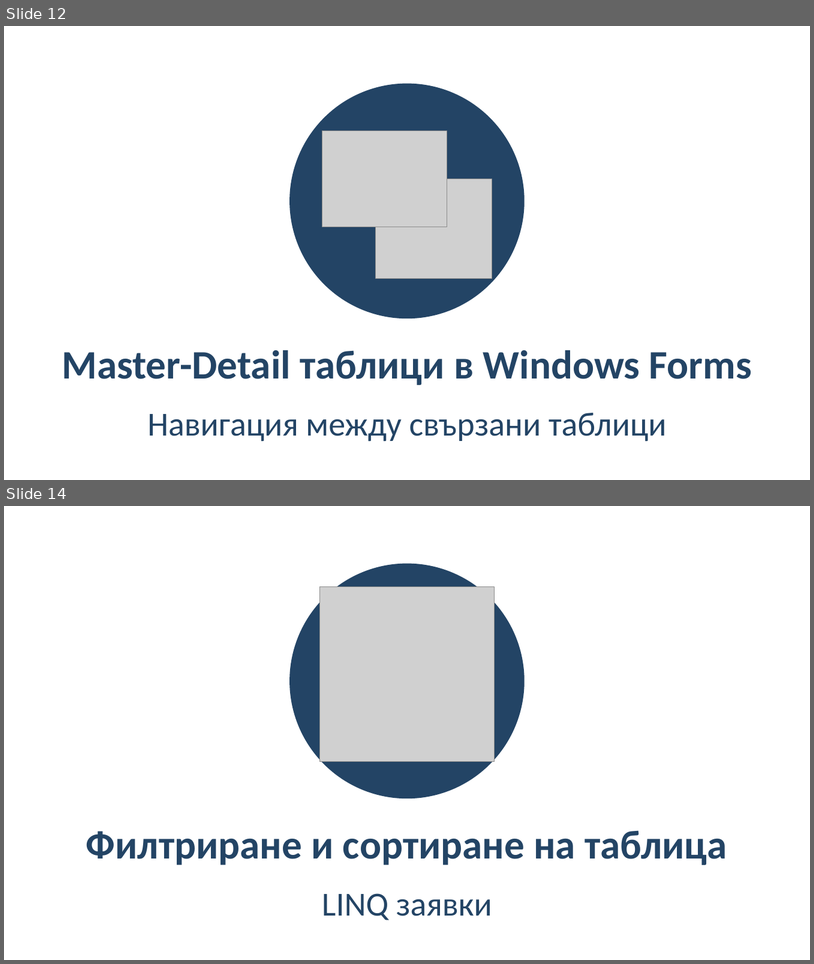
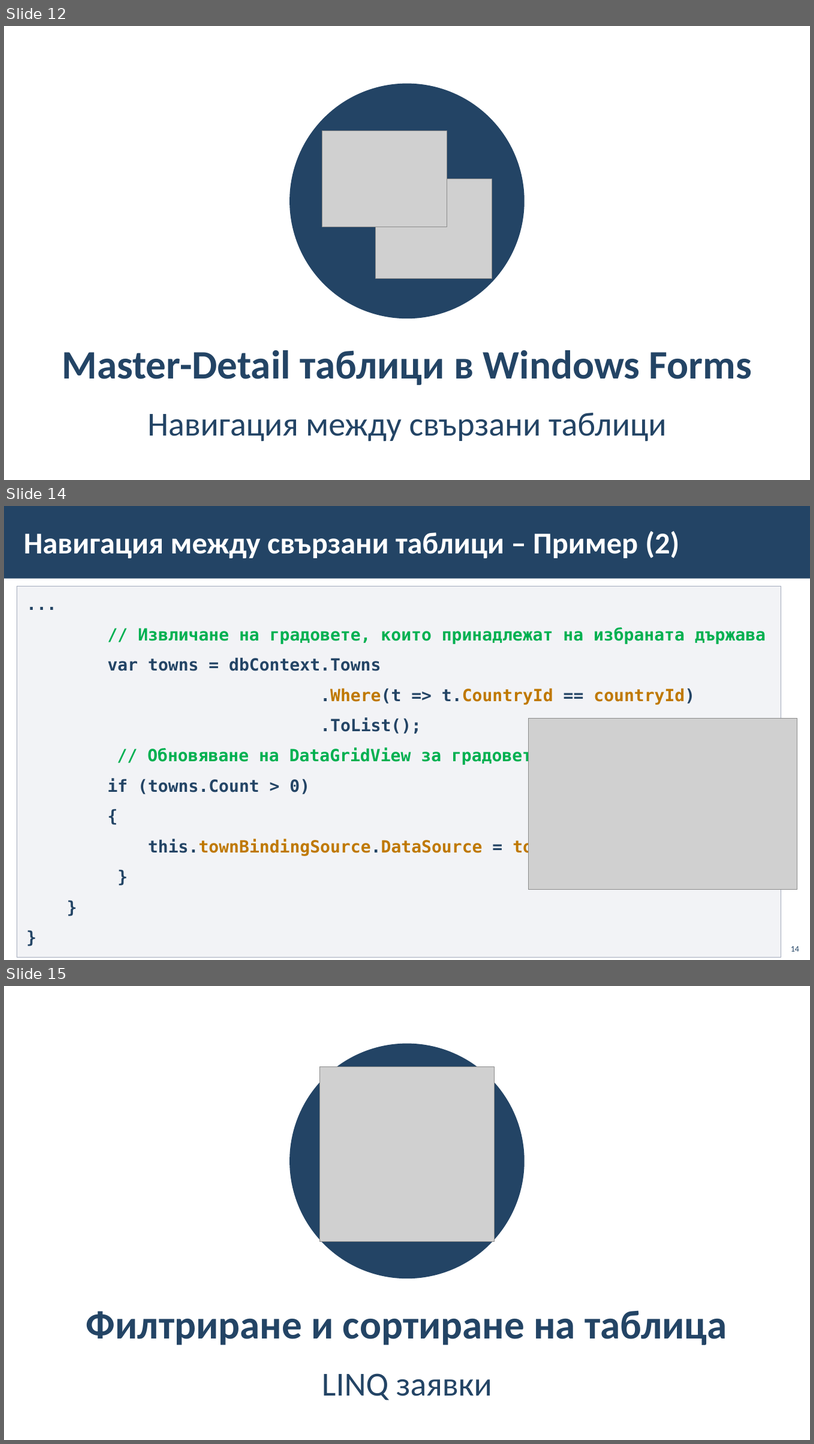
Before and after one commit to BG-IT-Edu/School-Programming, a slide deck: Courses/Software-Sciences/Module-4-Information-Systems-New/08-Navigation-between-Tables/08-Navigation-between-Tables.pptx. Shown one above the other, each under a label of ours: slides 12 and 14 before the commit, slides 12, 14 and 15 after it; the slides between them are not shown. The pictures are 814x964 and 814x1444 pixels, drawn with LibreOffice and Linux fonts; fonts in the diff are those of the drawing; grey boxes stand for pictures; background and template pictures are left out. Boxes give left, top, right and bottom in pixels: in the first picture for what was removed or moved away, otherwise in the second. Text is boxed around its words. In the diff, an @@ line names an element or a change of style, - is before the commit and + after.

```diff
--- a/Courses/Software-Sciences/Module-4-Information-Systems-New/08-Navigation-between-Tables/08-Navigation-between-Tables.pptx
+++ b/Courses/Software-Sciences/Module-4-Information-Systems-New/08-Navigation-between-Tables/08-Navigation-between-Tables.pptx
@@ slide 14 added at box(4, 506, 810, 960), background #FFFFFF @@
@@ rectangle added at box(4, 506, 810, 579), fill #234465 @@
@@ title added at box(24, 531, 680, 558), 36 pt, text #FFFFFF, bold @@
+Навигация между свързани таблици – Пример (2)
@@ rectangle added at box(17, 586, 782, 957), fill #C2C7D2 at 20% opacity, outline #A3ABBC 1 pt, 20 pt, text #00B050, bold @@
+...
+// Извличане на градовете, които принадлежат на избраната държава
+var towns = dbContext.Towns
+.Where(t => t.CountryId == countryId)
+.ToList();
+  // Обновяване на DataGridView за градовете
+if (towns.Count > 0)
+{
+this.townBindingSource.DataSource = towns;
+}
+}
+}
@@ picture added at box(529, 718, 798, 889) @@
@@ page number added at box(791, 946, 800, 951), 10 pt, text #234465 @@
+14
@@ what was slide 14 is now slide 15 @@
```
Also in this commit, not shown: 9 slides changed.
